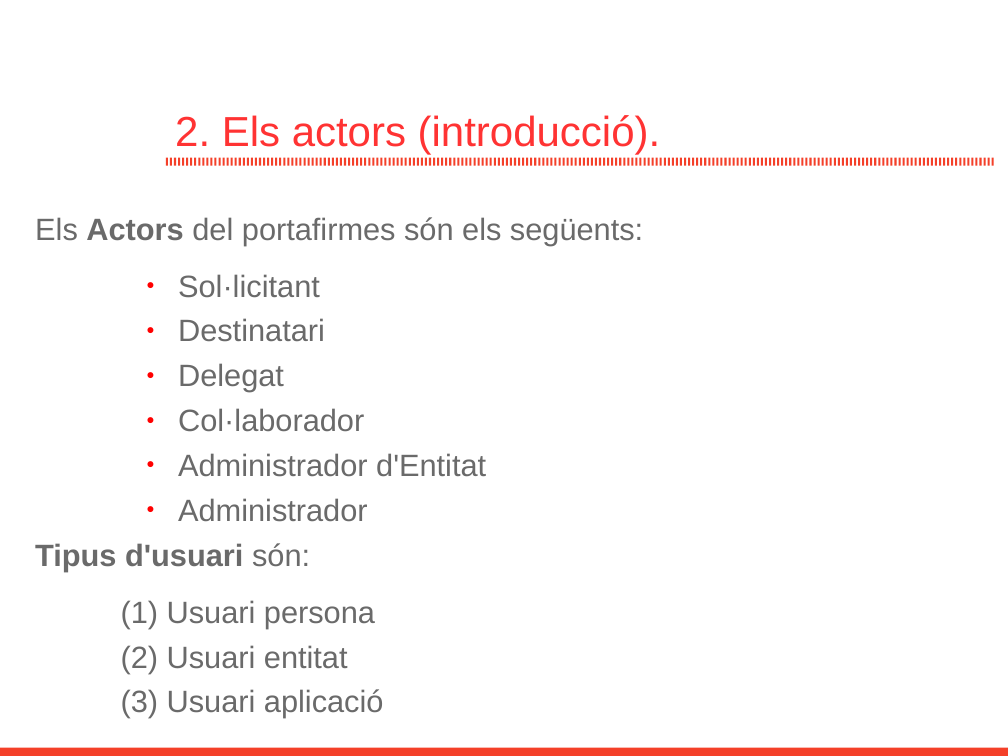
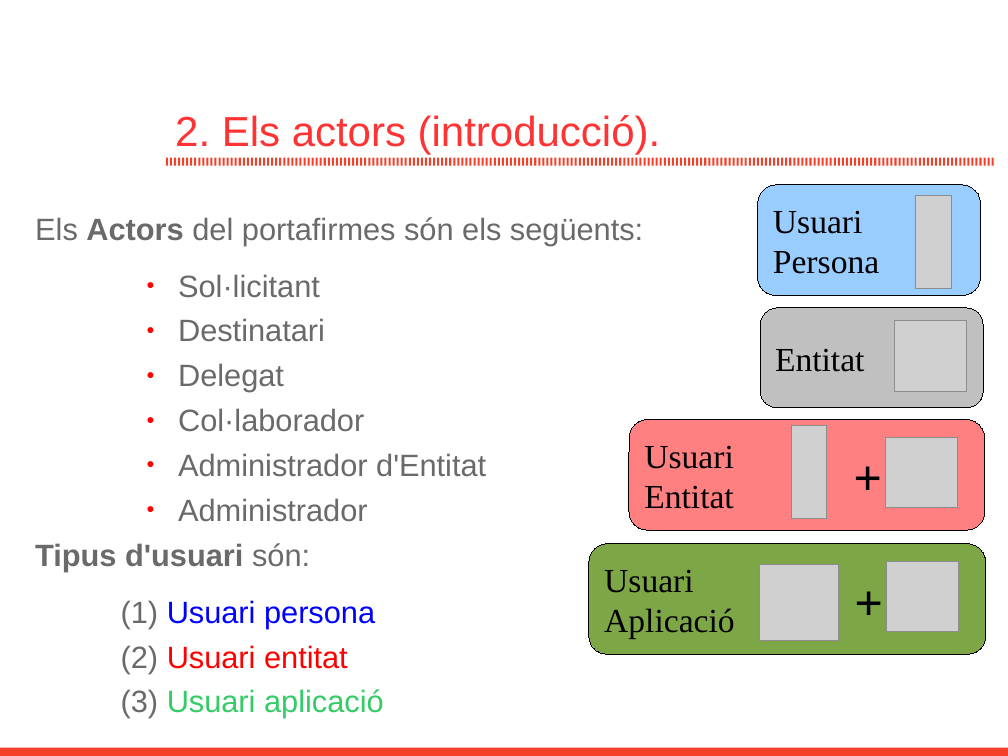
Before and after one commit to GovernIB/portafib, a slide deck: slide 4 of doc/Introduccio_Basica_PortaFIB.odp. Drawn at 1008x756 pixels with LibreOffice and Linux fonts; fonts in the diff are those of the drawing; grey boxes stand for pictures; background and template pictures are left out. Boxes give left, top, right and bottom in pixels: in the first picture for what was removed or moved away, otherwise in the second. Text is boxed around its words. In the diff, an @@ line names an element or a change of style, - is before the commit and + after.

```diff
--- a/doc/Introduccio_Basica_PortaFIB.odp
+++ b/doc/Introduccio_Basica_PortaFIB.odp
@@ rounded rectangle added at (758,184,981,295), fill #99CCFF, outline #000000 0 pt, 24 pt, text #000000 @@
+Usuari
+Persona
@@ picture added at (915,196,951,288) @@
@@ rounded rectangle added at (760,307,983,407), fill #C0C0C0, outline #000000 0 pt, 24 pt, text #000000 @@
+Entitat
@@ picture added at (894,321,966,391) @@
@@ rounded rectangle added at (629,419,985,530), fill #FF8080, outline #000000 0 pt, 24 pt, text #000000 @@
+Usuari
+Entitat
@@ picture added at (791,425,827,518) @@
@@ text added at (854,440,855,511), 36 pt, text #000000, bold @@
++
@@ picture added at (886,437,958,508) @@
@@ rounded rectangle added at (589,543,986,654), fill #7DA647, outline #000000 0 pt, 24 pt, text #000000 @@
+Usuari
+Aplicació
@@ picture added at (759,565,838,641) @@
@@ text added at (855,564,856,635), 36 pt, text #000000, bold @@
++
@@ picture added at (887,561,959,632) @@
@@ text at (121,600,384,718): text colour #6A6A6A to #0000FF in "Usuari persona"; text colour #6A6A6A to #FF0000 in "Usuari entitat"; text colour #6A6A6A to #33CC66 in "Usuari aplicació" @@
```
Also in this commit, not shown: 8 other slides changed, 2 slides added, 1 slide removed, 2 other files.
